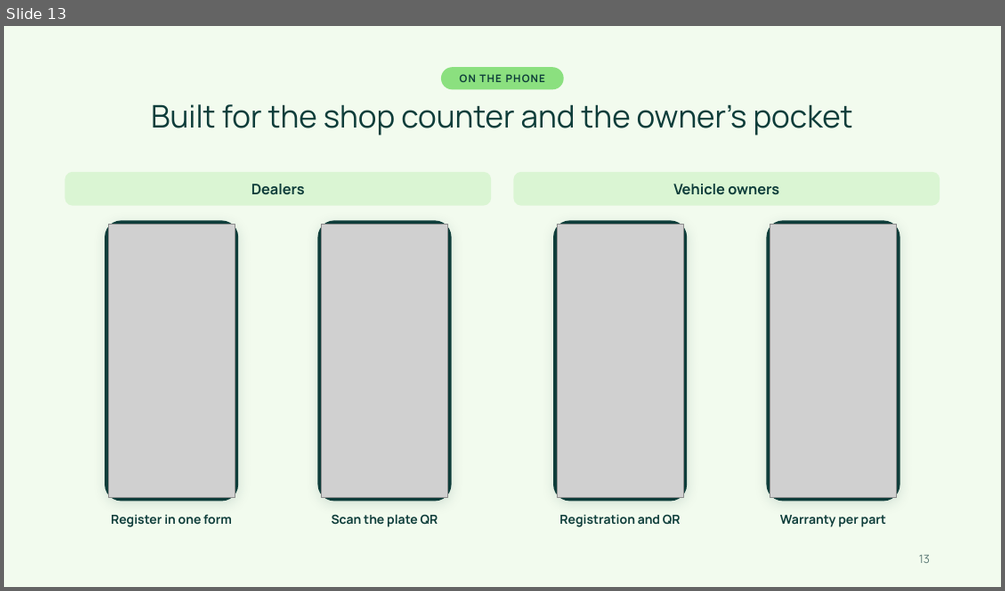
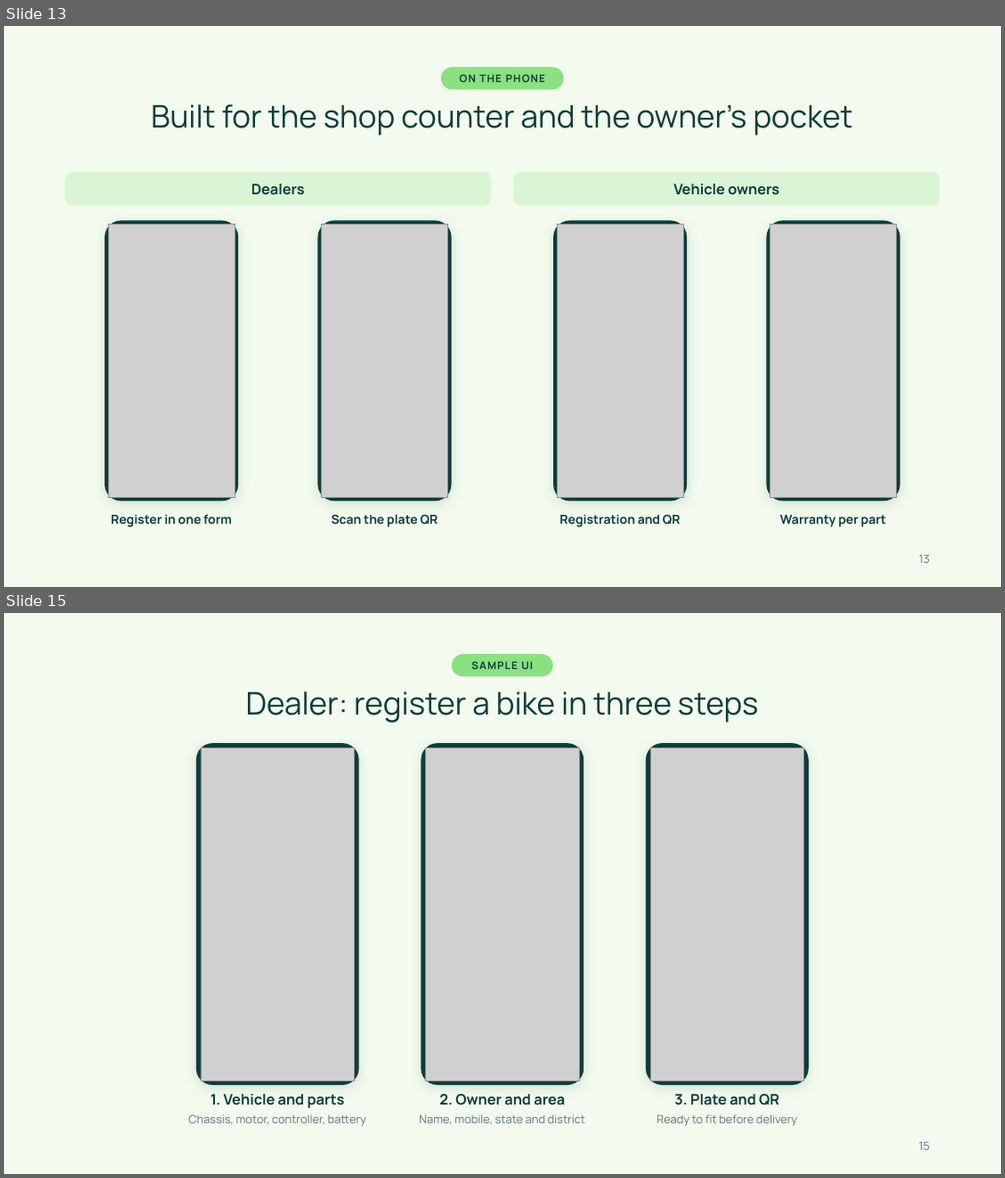
Before and after one commit to aakashvats2910/fans-app, a slide deck: ev-registry/docs/zelio-deck-mint.pptx. Shown one above the other, each under a label of ours: slide 13 before the commit, slides 13 and 15 after it; the slides between them are not shown. The pictures are 1005x591 and 1005x1178 pixels, drawn with LibreOffice and Linux fonts; fonts in the diff are those of the drawing; grey boxes stand for pictures; background and template pictures are left out. Boxes give left, top, right and bottom in pixels: in the first picture for what was removed or moved away, otherwise in the second. Text is boxed around its words. In the diff, an @@ line names an element or a change of style, - is before the commit and + after.

```diff
--- a/ev-registry/docs/zelio-deck-mint.pptx
+++ b/ev-registry/docs/zelio-deck-mint.pptx
@@ slide 15 added at <box>4,613,1001,1174</box>, background #F2FBEE @@
@@ rounded rectangle added at <box>452,654,553,676</box>, fill #8BE07F @@
@@ text added at <box>471,661,533,669</box>, 10 pt, text #0E3D3A, bold @@
+SAMPLE UI
@@ title added at <box>246,691,759,722</box>, 30 pt, text #0E3D3A @@
+Dealer: register a bike in three steps
@@ rounded rectangle added at <box>196,743,359,1085</box>, fill #0E3D3A @@
@@ rounded rectangle added at <box>421,743,584,1085</box>, fill #0E3D3A @@
@@ rounded rectangle added at <box>646,743,809,1085</box>, fill #0E3D3A @@
@@ picture added at <box>201,747,355,1080</box> @@
@@ picture added at <box>426,747,580,1080</box> @@
@@ picture added at <box>650,747,804,1080</box> @@
@@ text added at <box>188,1114,366,1126</box>, 11 pt, text #5C7A76 @@
+Chassis, motor, controller, battery
@@ text added at <box>210,1094,345,1108</box>, 14 pt, text #0E3D3A, bold @@
+1. Vehicle and parts
@@ text added at <box>419,1114,585,1124</box>, 11 pt, text #5C7A76 @@
+Name, mobile, state and district
@@ text added at <box>439,1094,565,1105</box>, 14 pt, text #0E3D3A, bold @@
+2. Owner and area
@@ text added at <box>656,1114,797,1126</box>, 11 pt, text #5C7A76 @@
+Ready to fit before delivery
@@ text added at <box>674,1094,779,1105</box>, 14 pt, text #0E3D3A, bold @@
+3. Plate and QR
@@ page number added at <box>919,1142,930,1150</box>, 11 pt, text #5C7A76 @@
+15
```
Also in this commit, not shown: 1 slide changed, 4 other slides added, 1 slide removed.
